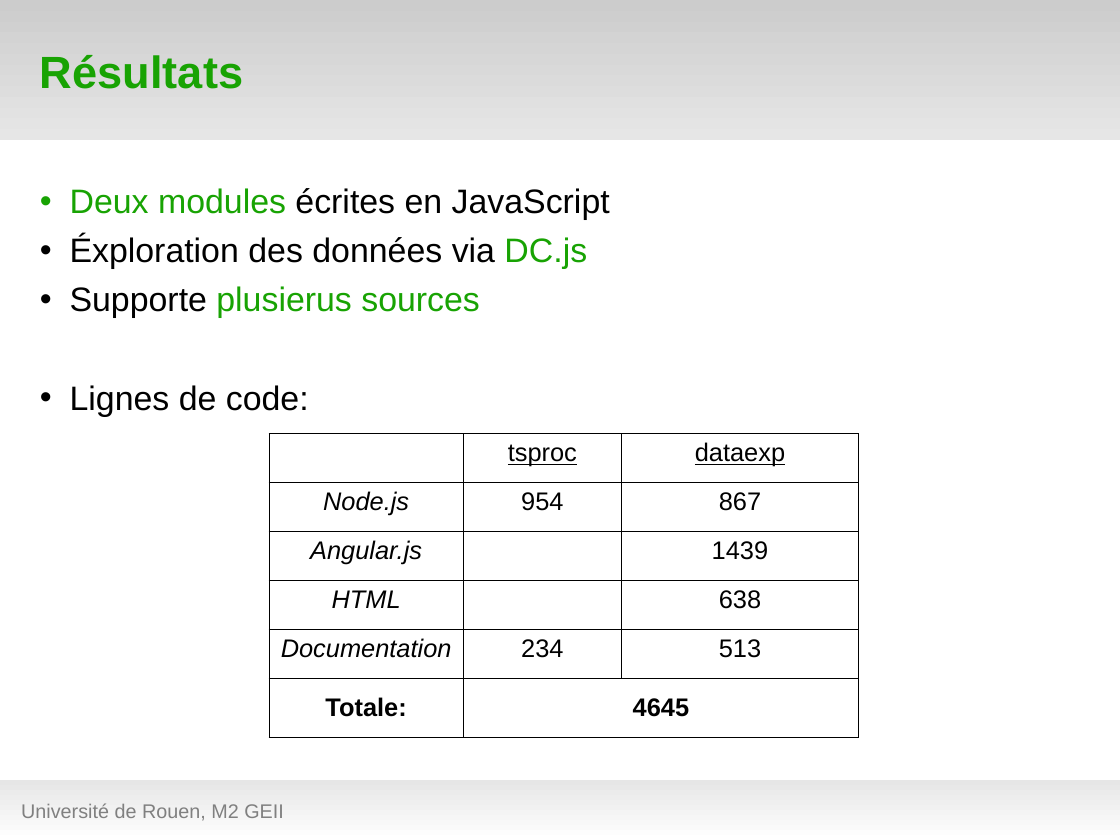
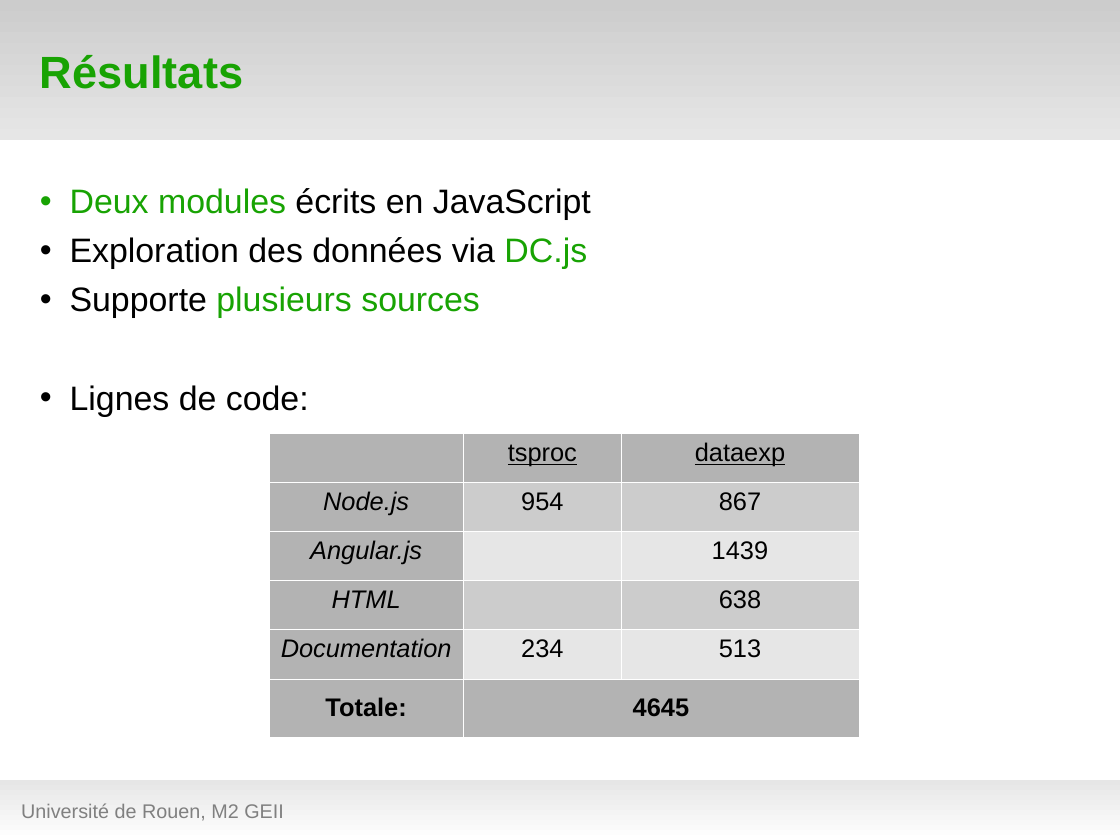
Before and after one commit to hanzenok/dataexp, a slide deck: slide 21 of presentation/test_green8.odp. Drawn at 1120x840 pixels with LibreOffice and Linux fonts; fonts in the diff are those of the drawing; background and template pictures are left out. Boxes give left, top, right and bottom in pixels: in the first picture for what was removed or moved away, otherwise in the second. Text is boxed around its words. In the diff, an @@ line names an element or a change of style, - is before the commit and + after.

```diff
--- a/presentation/test_green8.odp
+++ b/presentation/test_green8.odp
@@ text at (70,188,591,318): text changed @@
-• Deux modules écrites en JavaScript
-• Éxploration des données via DC.js
-• Supporte plusierus sources
+• Deux modules écrits en JavaScript
+• Exploration des données via DC.js
+• Supporte plusieurs sources
@@ table at (269,434,859,738) @@
@@ fill none to #B3B3B3 in 8 cells @@
@@ fill none to #CCCCCC in 3 cells @@
@@ fill none to #E6E6E6 in 3 cells @@
@@ borders changed @@
```
Also in this commit, not shown: 12 other slides changed, 7 other files.
